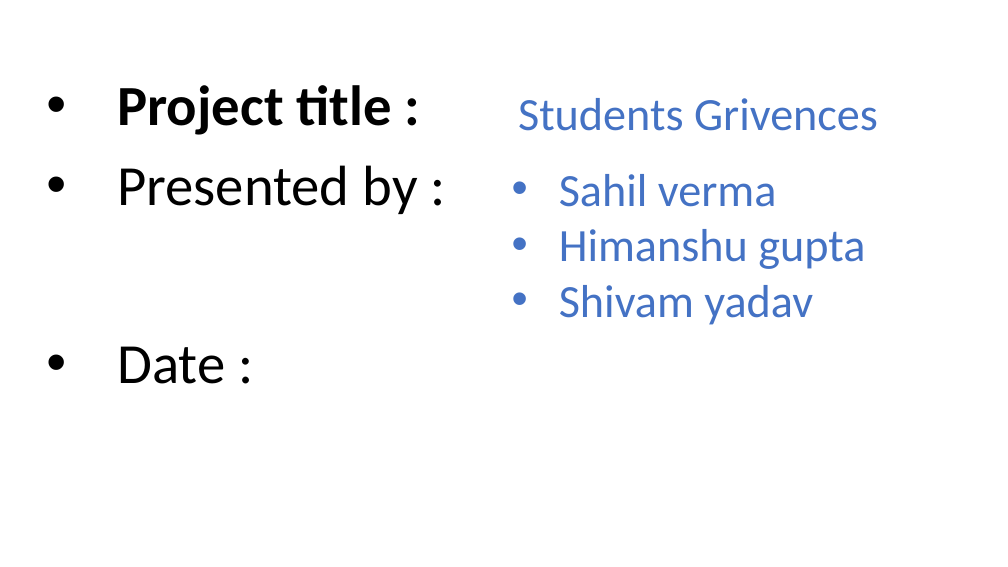
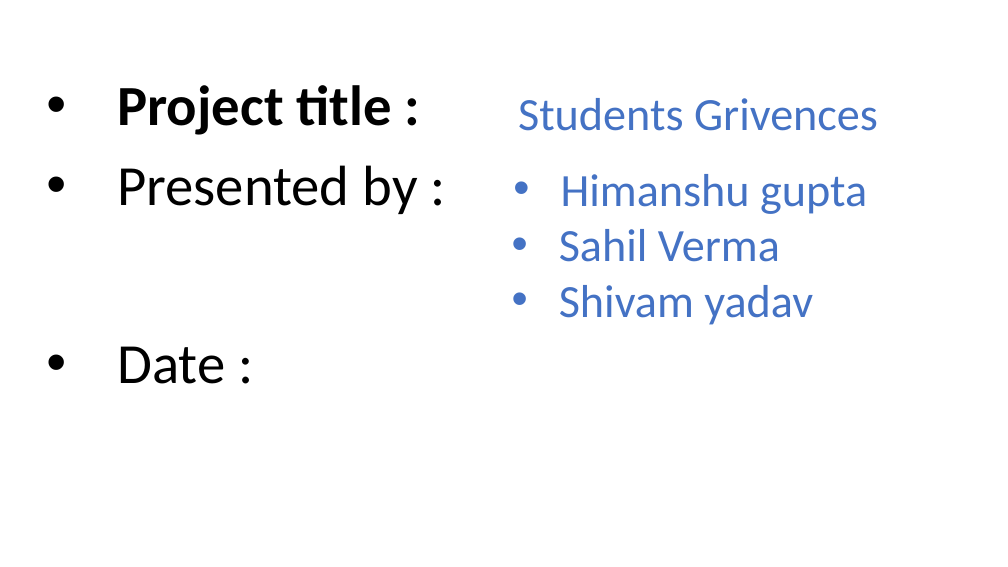
Before and after one commit to sahil-verma-9696/clg_grevience, a slide deck: slide 2 of outro/griveance.pptx. Drawn at 1008x567 pixels with LibreOffice and Linux fonts; fonts in the diff are those of the drawing. Boxes give left, top, right and bottom in pixels: in the first picture for what was removed or moved away, otherwise in the second. Text is boxed around its words. In the diff, an @@ line names an element or a change of style, - is before the commit and + after.

```diff
--- a/outro/griveance.pptx
+++ b/outro/griveance.pptx
@@ text at (x1=559, y1=174, x2=776, y2=207): paragraph removed @@
-• Sahil verma
@@ text at (x1=559, y1=229, x2=780, y2=262): paragraph added @@
+• Sahil Verma
```
Also in this commit, not shown: 1 slide added, 18 other files.
